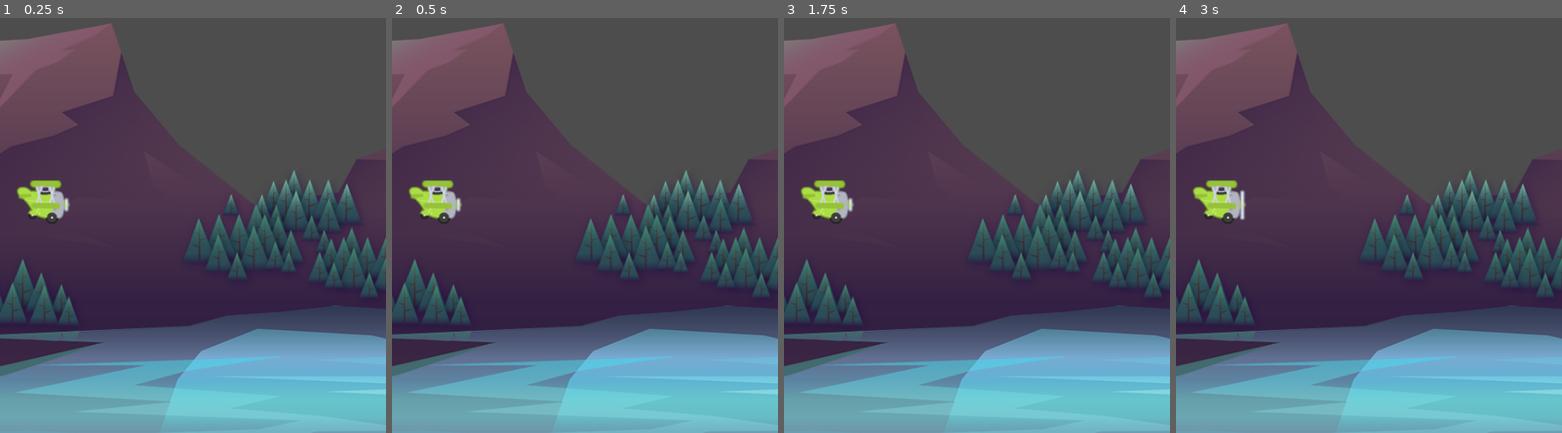
Above: before the commit, frames 1-4 (left to right).
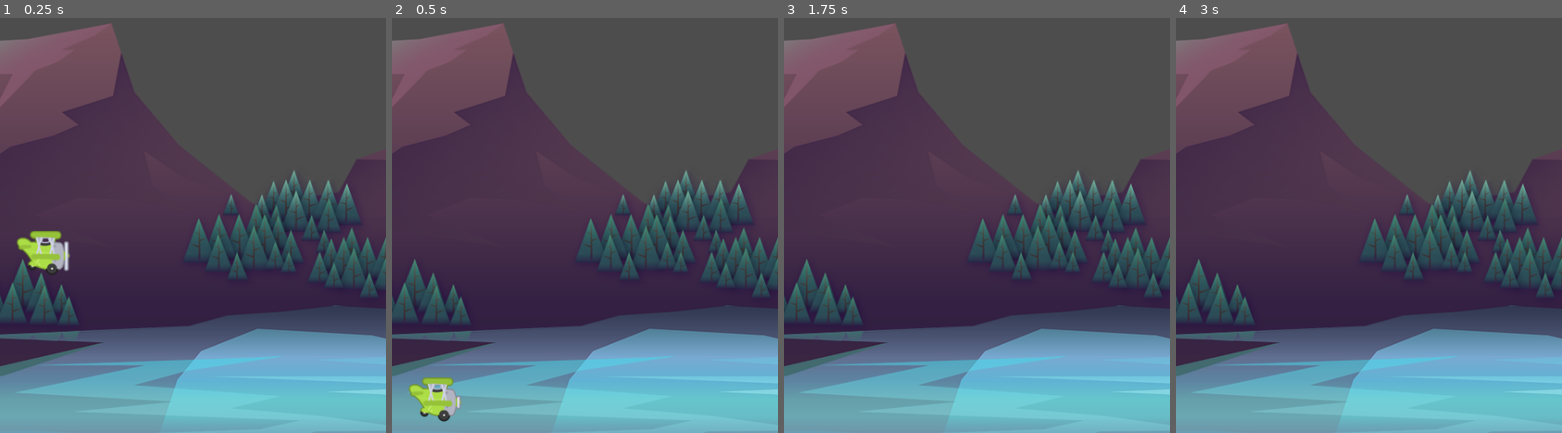
Above: after the commit, the same moments.

Repository: Epiq122/tappy-game
Game: Godot game, scene res://game/game.tscn
Same seed, same stepped clock (60 frames per second), same inputs: the game is played once before the commit and once after it.
Inputs:
- Up to frame 1 (0.25 s): no input
- Up to frame 2 (0.5 s): no input
- Up to frame 3 (1.75 s): tap Space (fly, bound only after the commit) at 0.6, 1.35 s
- Up to frame 4 (3 s): tap Enter at 2 s; tap Space (fly, bound only after the commit) at 2.1, 2.85 s

The runs differ from the first frame. In frame 1, 1.9% of the frame differs, in the area x 4-19%, y 39-62%; in frame 2, 1.9%, in the area x 4-19%, y 39-98%; in frame 3, 0.9%; in frame 4, 1.0%.

Commit message:
added some functionality to make the plane fly

Diff:
--- /dev/null
+++ b/plane_cb/plane_cb.gd
@@ -0,0 +1,19 @@
+extends CharacterBody2D
+
+const GRAVITY: float = 1900.0
+const POWER: float = -400.0
+
+
+# Called when the node enters the scene tree for the first time.
+func _ready():
+	pass # Replace with function body.
+
+
+# Called every frame. 'delta' is the elapsed time since the previous frame.
+func _physics_process(delta):
+	velocity.y += GRAVITY * delta # How many pixesls its falling per second
+
+	if Input.is_action_just_pressed("fly") == true:
+		velocity.y = POWER
+
+	move_and_slide()
--- a/plane_cb/plane_cb.tscn
+++ b/plane_cb/plane_cb.tscn
@@ -1,5 +1,6 @@
-[gd_scene load_steps=6 format=3 uid="uid://cymrvxj436mgg"]
+[gd_scene load_steps=8 format=3 uid="uid://cymrvxj436mgg"]
 
+[ext_resource type="Script" path="res://plane_cb/plane_cb.gd" id="1_7w6uw"]
 [ext_resource type="Texture2D" uid="uid://kkqbvr8eq6fx" path="res://assets/plane/planes_sheet.png" id="1_knar8"]
 
 [sub_resource type="AtlasTexture" id="AtlasTexture_koaa2"]
@@ -31,10 +32,18 @@
 "speed": 10.0
 }]
 
+[sub_resource type="CircleShape2D" id="CircleShape2D_w14og"]
+radius = 29.0172
+
 [node name="PlaneCB" type="CharacterBody2D"]
+script = ExtResource("1_7w6uw")
 
 [node name="AnimatedSprite2D" type="AnimatedSprite2D" parent="."]
 scale = Vector2(0.75, 0.75)
 sprite_frames = SubResource("SpriteFrames_wg41n")
 animation = &"fly"
 autoplay = "fly"
+frame_progress = 0.615466
+
+[node name="CollisionShape2D" type="CollisionShape2D" parent="."]
+shape = SubResource("CircleShape2D_w14og")
--- a/project.godot
+++ b/project.godot
@@ -20,6 +20,14 @@
 window/size/viewport_height=854
 window/handheld/orientation=1
 
+[input]
+
+fly={
+"deadzone": 0.5,
+"events": [Object(InputEventKey,"resource_local_to_scene":false,"resource_name":"","device":0,"window_id":0,"alt_pressed":false,"shift_pressed":false,"ctrl_pressed":false,"meta_pressed":false,"pressed":false,"keycode":0,"physical_keycode":32,"key_label":0,"unicode":0,"echo":false,"script":null)
+]
+}
+
 [rendering]
 
 renderer/rendering_method="mobile"
